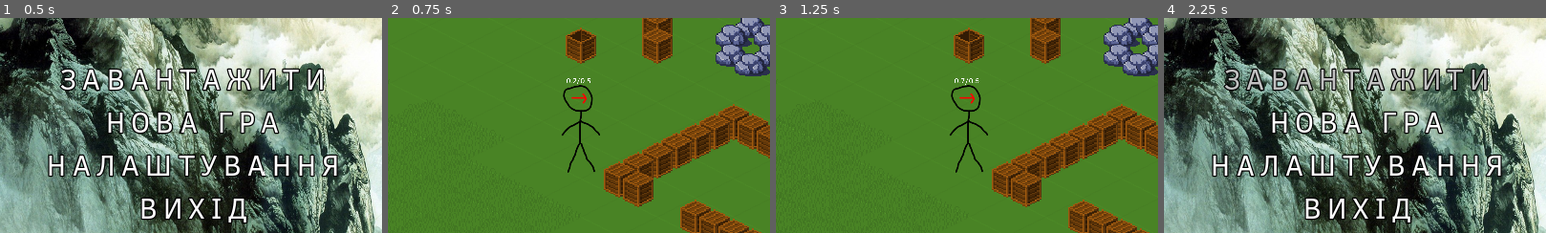
Above: before the commit, frames 1-4 (left to right).
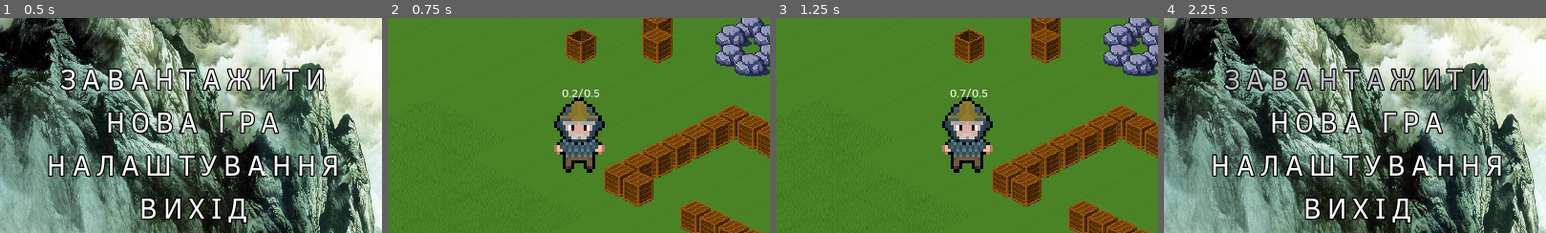
Above: after the commit, the same moments.

Repository: Obizonko/Project-Alpha
Game: Godot game, scene res://Scenes/main_menu.tscn
Two runs of this game, one before a commit and one after it. Both use one fixed random seed, a clock stepped at 60 frames per second and the inputs below.
Inputs:
- Up to frame 1 (0.5 s): no input
- Up to frame 2 (0.75 s): click "НОВА ГРА" at 0.5 s
- Up to frame 3 (1.25 s): no input
- Up to frame 4 (2.25 s): click "НАЗАД" at 1.25 s; click "ЗАВАНТАЖИТИ" at 2 s
The pictures show only the part of the screen within x 25-75%, y 16-66%; the shares and areas given below are measured in that part.

Frame 1 is identical in both runs. In frame 2, 3.6% of the frame differs, in the area x 43-57%, y 28-72%; in frame 3, 3.6%; in frame 4, nothing differs.

Commit message:
Updated player
1. Added initial player sprite with 8 directions.
2. Added animation of player idle and run.
3. Adjusted jerk length.

Diff:
--- a/NOROV Project/Scenes/Player.tscn
+++ b/NOROV Project/Scenes/Player.tscn
@@ -1,201 +1,385 @@
-[gd_scene load_steps=25 format=2]
-
-[ext_resource path="res://Images/Player/test_sprite_player.png" type="Texture" id=1]
+[gd_scene load_steps=42 format=2]
+
+[ext_resource path="res://Assets/Player/player_idle_move_sprite.png" type="Texture" id=1]
 [ext_resource path="res://Scripts/Player.gd" type="Script" id=2]
 
 [sub_resource type="CapsuleShape2D" id=1]
-radius = 0.3121
-height = 0.321639
+radius = 0.0630061
+height = 0.154717
 
 [sub_resource type="Animation" id=2]
 resource_name = "IdleDown"
 length = 0.1
-tracks/0/type = "value"
-tracks/0/path = NodePath("../Player/Sprite:frame")
-tracks/0/interp = 1
-tracks/0/loop_wrap = true
-tracks/0/imported = false
-tracks/0/enabled = true
-tracks/0/keys = {
-"times": PoolRealArray( 0 ),
-"transitions": PoolRealArray( 1 ),
-"update": 1,
-"values": [ 5 ]
+loop = true
+tracks/0/type = "value"
+tracks/0/path = NodePath("Sprite:frame_coords")
+tracks/0/interp = 1
+tracks/0/loop_wrap = true
+tracks/0/imported = false
+tracks/0/enabled = true
+tracks/0/keys = {
+"times": PoolRealArray( 0 ),
+"transitions": PoolRealArray( 1 ),
+"update": 0,
+"values": [ Vector2( 0, 0 ) ]
+}
+
+[sub_resource type="Animation" id=24]
+resource_name = "IdleDownLeft"
+length = 0.1
+loop = true
+tracks/0/type = "value"
+tracks/0/path = NodePath("Sprite:frame")
+tracks/0/interp = 1
+tracks/0/loop_wrap = true
+tracks/0/imported = false
+tracks/0/enabled = true
+tracks/0/keys = {
+"times": PoolRealArray( 0 ),
+"transitions": PoolRealArray( 1 ),
+"update": 1,
+"values": [ 12 ]
+}
+
+[sub_resource type="Animation" id=25]
+resource_name = "IdleDownRight"
+length = 0.1
+tracks/0/type = "value"
+tracks/0/path = NodePath("Sprite:frame")
+tracks/0/interp = 1
+tracks/0/loop_wrap = true
+tracks/0/imported = false
+tracks/0/enabled = true
+tracks/0/keys = {
+"times": PoolRealArray( 0 ),
+"transitions": PoolRealArray( 1 ),
+"update": 1,
+"values": [ 15 ]
 }
 
 [sub_resource type="Animation" id=3]
-resource_name = "IdleDownLeft"
-length = 0.1
-tracks/0/type = "value"
-tracks/0/path = NodePath("../Player/Sprite:frame")
-tracks/0/interp = 1
-tracks/0/loop_wrap = true
-tracks/0/imported = false
-tracks/0/enabled = true
-tracks/0/keys = {
-"times": PoolRealArray( 0 ),
-"transitions": PoolRealArray( 1 ),
-"update": 1,
-"values": [ 6 ]
+resource_name = "IdleLeft"
+length = 0.1
+tracks/0/type = "value"
+tracks/0/path = NodePath("Sprite:frame_coords")
+tracks/0/interp = 1
+tracks/0/loop_wrap = true
+tracks/0/imported = false
+tracks/0/enabled = true
+tracks/0/keys = {
+"times": PoolRealArray( 0 ),
+"transitions": PoolRealArray( 1 ),
+"update": 0,
+"values": [ Vector2( 0, 2 ) ]
 }
 
 [sub_resource type="Animation" id=4]
-resource_name = "IdleDownRight"
-length = 0.1
-tracks/0/type = "value"
-tracks/0/path = NodePath("../Player/Sprite:frame")
-tracks/0/interp = 1
-tracks/0/loop_wrap = true
-tracks/0/imported = false
-tracks/0/enabled = true
-tracks/0/keys = {
-"times": PoolRealArray( 0 ),
-"transitions": PoolRealArray( 1 ),
-"update": 1,
-"values": [ 4 ]
+resource_name = "IdleRight"
+length = 0.1
+tracks/0/type = "value"
+tracks/0/path = NodePath("Sprite:frame_coords")
+tracks/0/interp = 1
+tracks/0/loop_wrap = true
+tracks/0/imported = false
+tracks/0/enabled = true
+tracks/0/keys = {
+"times": PoolRealArray( 0 ),
+"transitions": PoolRealArray( 1 ),
+"update": 0,
+"values": [ Vector2( 0, 3 ) ]
 }
 
 [sub_resource type="Animation" id=5]
-resource_name = "IdleLeft"
-length = 0.1
-tracks/0/type = "value"
-tracks/0/path = NodePath("../Player/Sprite:frame")
-tracks/0/interp = 1
-tracks/0/loop_wrap = true
-tracks/0/imported = false
-tracks/0/enabled = true
-tracks/0/keys = {
-"times": PoolRealArray( 0 ),
-"transitions": PoolRealArray( 1 ),
-"update": 1,
-"values": [ 7 ]
-}
-
-[sub_resource type="Animation" id=6]
-resource_name = "IdleRight"
-length = 0.1
-tracks/0/type = "value"
-tracks/0/path = NodePath("../Player/Sprite:frame")
-tracks/0/interp = 1
-tracks/0/loop_wrap = true
-tracks/0/imported = false
-tracks/0/enabled = true
-tracks/0/keys = {
-"times": PoolRealArray( 0 ),
-"transitions": PoolRealArray( 1 ),
-"update": 1,
-"values": [ 3 ]
-}
-
-[sub_resource type="Animation" id=7]
 resource_name = "IdleUp"
 length = 0.1
 tracks/0/type = "value"
-tracks/0/path = NodePath("../Player/Sprite:frame")
-tracks/0/interp = 1
-tracks/0/loop_wrap = true
-tracks/0/imported = false
-tracks/0/enabled = true
-tracks/0/keys = {
-"times": PoolRealArray( 0 ),
-"transitions": PoolRealArray( 1 ),
-"update": 1,
-"values": [ 1 ]
-}
-
-[sub_resource type="Animation" id=8]
+tracks/0/path = NodePath("Sprite:frame_coords")
+tracks/0/interp = 1
+tracks/0/loop_wrap = true
+tracks/0/imported = false
+tracks/0/enabled = true
+tracks/0/keys = {
+"times": PoolRealArray( 0 ),
+"transitions": PoolRealArray( 1 ),
+"update": 0,
+"values": [ Vector2( 0, 1 ) ]
+}
+
+[sub_resource type="Animation" id=26]
 resource_name = "IdleUpLeft"
 length = 0.1
 tracks/0/type = "value"
-tracks/0/path = NodePath("../Player/Sprite:frame")
-tracks/0/interp = 1
-tracks/0/loop_wrap = true
-tracks/0/imported = false
-tracks/0/enabled = true
-tracks/0/keys = {
-"times": PoolRealArray( 0 ),
-"transitions": PoolRealArray( 1 ),
-"update": 1,
-"values": [ 0 ]
-}
-
-[sub_resource type="Animation" id=9]
+tracks/0/path = NodePath("Sprite:frame")
+tracks/0/interp = 1
+tracks/0/loop_wrap = true
+tracks/0/imported = false
+tracks/0/enabled = true
+tracks/0/keys = {
+"times": PoolRealArray( 0 ),
+"transitions": PoolRealArray( 1 ),
+"update": 1,
+"values": [ 21 ]
+}
+
+[sub_resource type="Animation" id=27]
 resource_name = "IdleUpRight"
 length = 0.1
 tracks/0/type = "value"
-tracks/0/path = NodePath("../Player/Sprite:frame")
-tracks/0/interp = 1
-tracks/0/loop_wrap = true
-tracks/0/imported = false
-tracks/0/enabled = true
-tracks/0/keys = {
-"times": PoolRealArray( 0 ),
-"transitions": PoolRealArray( 1 ),
-"update": 1,
-"values": [ 2 ]
-}
-
-[sub_resource type="Animation" id=10]
-resource_name = "JerkRight"
-length = 0.2
-
-[sub_resource type="AnimationNodeAnimation" id=11]
+tracks/0/path = NodePath("Sprite:frame")
+tracks/0/interp = 1
+tracks/0/loop_wrap = true
+tracks/0/imported = false
+tracks/0/enabled = true
+tracks/0/keys = {
+"times": PoolRealArray( 0 ),
+"transitions": PoolRealArray( 1 ),
+"update": 1,
+"values": [ 18 ]
+}
+
+[sub_resource type="Animation" id=13]
+resource_name = "RunDown"
+length = 0.3
+loop = true
+step = 0.15
+tracks/0/type = "value"
+tracks/0/path = NodePath("Sprite:frame")
+tracks/0/interp = 1
+tracks/0/loop_wrap = true
+tracks/0/imported = false
+tracks/0/enabled = true
+tracks/0/keys = {
+"times": PoolRealArray( 0, 0.15 ),
+"transitions": PoolRealArray( 1, 1 ),
+"update": 1,
+"values": [ 1, 2 ]
+}
+
+[sub_resource type="Animation" id=33]
+resource_name = "RunDownLeft"
+length = 0.3
+loop = true
+step = 0.15
+tracks/0/type = "value"
+tracks/0/path = NodePath("Sprite:frame")
+tracks/0/interp = 1
+tracks/0/loop_wrap = true
+tracks/0/imported = false
+tracks/0/enabled = true
+tracks/0/keys = {
+"times": PoolRealArray( 0, 0.15 ),
+"transitions": PoolRealArray( 1, 1 ),
+"update": 1,
+"values": [ 13, 14 ]
+}
+
+[sub_resource type="Animation" id=34]
+resource_name = "RunDownRight"
+length = 0.3
+loop = true
+step = 0.15
+tracks/0/type = "value"
+tracks/0/path = NodePath("Sprite:frame")
+tracks/0/interp = 1
+tracks/0/loop_wrap = true
+tracks/0/imported = false
+tracks/0/enabled = true
+tracks/0/keys = {
+"times": PoolRealArray( 0, 0.15 ),
+"transitions": PoolRealArray( 1, 1 ),
+"update": 1,
+"values": [ 16, 17 ]
+}
+
+[sub_resource type="Animation" id=14]
+resource_name = "RunLeft"
+length = 0.3
+loop = true
+step = 0.15
+tracks/0/type = "value"
+tracks/0/path = NodePath("Sprite:frame")
+tracks/0/interp = 1
+tracks/0/loop_wrap = true
+tracks/0/imported = false
+tracks/0/enabled = true
+tracks/0/keys = {
+"times": PoolRealArray( 0, 0.15 ),
+"transitions": PoolRealArray( 1, 1 ),
+"update": 1,
+"values": [ 7, 8 ]
+}
+
+[sub_resource type="Animation" id=15]
+resource_name = "RunRight"
+length = 0.3
+loop = true
+step = 0.15
+tracks/0/type = "value"
+tracks/0/path = NodePath("Sprite:frame")
+tracks/0/interp = 1
+tracks/0/loop_wrap = true
+tracks/0/imported = false
+tracks/0/enabled = true
+tracks/0/keys = {
+"times": PoolRealArray( 0, 0.15 ),
+"transitions": PoolRealArray( 1, 1 ),
+"update": 1,
+"values": [ 10, 11 ]
+}
+
+[sub_resource type="Animation" id=16]
+resource_name = "RunUp"
+length = 0.3
+loop = true
+step = 0.15
+tracks/0/type = "value"
+tracks/0/path = NodePath("Sprite:frame")
+tracks/0/interp = 1
+tracks/0/loop_wrap = true
+tracks/0/imported = false
+tracks/0/enabled = true
+tracks/0/keys = {
+"times": PoolRealArray( 0, 0.15 ),
+"transitions": PoolRealArray( 1, 1 ),
+"update": 1,
+"values": [ 4, 5 ]
+}
+
+[sub_resource type="Animation" id=35]
+resource_name = "RunUpLeft"
+length = 0.3
+loop = true
+step = 0.15
+tracks/0/type = "value"
+tracks/0/path = NodePath("Sprite:frame")
+tracks/0/interp = 1
+tracks/0/loop_wrap = true
+tracks/0/imported = false
+tracks/0/enabled = true
+tracks/0/keys = {
+"times": PoolRealArray( 0, 0.15 ),
+"transitions": PoolRealArray( 1, 1 ),
+"update": 1,
+"values": [ 22, 23 ]
+}
+
+[sub_resource type="Animation" id=36]
+resource_name = "RunUpRight"
+length = 0.3
+loop = true
+step = 0.15
+tracks/0/type = "value"
+tracks/0/path = NodePath("Sprite:frame")
+tracks/0/interp = 1
+tracks/0/loop_wrap = true
+tracks/0/imported = false
+tracks/0/enabled = true
+tracks/0/keys = {
+"times": PoolRealArray( 0, 0.15 ),
+"transitions": PoolRealArray( 1, 1 ),
+"update": 1,
+"values": [ 19, 20 ]
+}
+
+[sub_resource type="AnimationNodeAnimation" id=6]
+animation = "IdleDown"
+
+[sub_resource type="AnimationNodeAnimation" id=8]
+animation = "IdleRight"
+
+[sub_resource type="AnimationNodeAnimation" id=9]
 animation = "IdleLeft"
 
-[sub_resource type="AnimationNodeAnimation" id=12]
+[sub_resource type="AnimationNodeAnimation" id=28]
 animation = "IdleDownLeft"
 
-[sub_resource type="AnimationNodeAnimation" id=13]
-animation = "IdleDown"
-
-[sub_resource type="AnimationNodeAnimation" id=14]
+[sub_resource type="AnimationNodeAnimation" id=29]
 animation = "IdleDownRight"
 
-[sub_resource type="AnimationNodeAnimation" id=15]
-animation = "IdleRight"
-
-[sub_resource type="AnimationNodeAnimation" id=16]
+[sub_resource type="AnimationNodeAnimation" id=30]
+animation = "IdleUpLeft"
+
+[sub_resource type="AnimationNodeAnimation" id=31]
 animation = "IdleUpRight"
 
+[sub_resource type="AnimationNodeAnimation" id=32]
+animation = "IdleUp"
+
+[sub_resource type="AnimationNodeBlendSpace2D" id=10]
+blend_point_0/node = SubResource( 6 )
+blend_point_0/pos = Vector2( 0, 1 )
+blend_point_1/node = SubResource( 8 )
+blend_point_1/pos = Vector2( 1, 0 )
+blend_point_2/node = SubResource( 9 )
+blend_point_2/pos = Vector2( -1, 0 )
+blend_point_3/node = SubResource( 28 )
+blend_point_3/pos = Vector2( -1, 1 )
+blend_point_4/node = SubResource( 29 )
+blend_point_4/pos = Vector2( 1, 1 )
+blend_point_5/node = SubResource( 30 )
+blend_point_5/pos = Vector2( -1, -1 )
+blend_point_6/node = SubResource( 31 )
+blend_point_6/pos = Vector2( 1, -1 )
+blend_point_7/node = SubResource( 32 )
+blend_point_7/pos = Vector2( 0, -1 )
+
 [sub_resource type="AnimationNodeAnimation" id=17]
-animation = "IdleUp"
+animation = "RunDown"
 
 [sub_resource type="AnimationNodeAnimation" id=18]
-animation = "IdleUpLeft"
+animation = "RunUp"
 
 [sub_resource type="AnimationNodeAnimation" id=19]
-animation = "IdleRight"
-
-[sub_resource type="AnimationNodeBlendSpace2D" id=20]
-blend_point_0/node = SubResource( 11 )
-blend_point_0/pos = Vector2( -1, 0 )
-blend_point_1/node = SubResource( 12 )
-blend_point_1/pos = Vector2( -1, 1 )
-blend_point_2/node = SubResource( 13 )
-blend_point_2/pos = Vector2( 0, 1 )
-blend_point_3/node = SubResource( 14 )
-blend_point_3/pos = Vector2( 1, 1 )
-blend_point_4/node = SubResource( 15 )
-blend_point_4/pos = Vector2( 1, 0 )
-blend_point_5/node = SubResource( 16 )
-blend_point_5/pos = Vector2( 1, -1 )
-blend_point_6/node = SubResource( 17 )
-blend_point_6/pos = Vector2( 0, -1 )
-blend_point_7/node = SubResource( 18 )
+animation = "RunLeft"
+
+[sub_resource type="AnimationNodeAnimation" id=20]
+animation = "RunRight"
+
+[sub_resource type="AnimationNodeAnimation" id=37]
+animation = "RunDownLeft"
+
+[sub_resource type="AnimationNodeAnimation" id=38]
+animation = "RunDownRight"
+
+[sub_resource type="AnimationNodeAnimation" id=39]
+animation = "RunUpRight"
+
+[sub_resource type="AnimationNodeAnimation" id=40]
+animation = "RunUpLeft"
+
+[sub_resource type="AnimationNodeBlendSpace2D" id=21]
+blend_point_0/node = SubResource( 17 )
+blend_point_0/pos = Vector2( 0, 1 )
+blend_point_1/node = SubResource( 18 )
+blend_point_1/pos = Vector2( 0, -1 )
+blend_point_2/node = SubResource( 19 )
+blend_point_2/pos = Vector2( -1, 0 )
+blend_point_3/node = SubResource( 20 )
+blend_point_3/pos = Vector2( 1, 0 )
+blend_point_4/node = SubResource( 37 )
+blend_point_4/pos = Vector2( -1, 1 )
+blend_point_5/node = SubResource( 38 )
+blend_point_5/pos = Vector2( 1, 1 )
+blend_point_6/node = SubResource( 39 )
+blend_point_6/pos = Vector2( 1, -1 )
+blend_point_7/node = SubResource( 40 )
 blend_point_7/pos = Vector2( -1, -1 )
-blend_point_8/node = SubResource( 19 )
-blend_point_8/pos = Vector2( 0, 0 )
-blend_mode = 1
-
-[sub_resource type="AnimationNodeStateMachine" id=21]
-states/Idle/node = SubResource( 20 )
-states/Idle/position = Vector2( 238, 97 )
+
+[sub_resource type="AnimationNodeStateMachineTransition" id=22]
+
+[sub_resource type="AnimationNodeStateMachineTransition" id=23]
+
+[sub_resource type="AnimationNodeStateMachine" id=11]
+states/Idle/node = SubResource( 10 )
+states/Idle/position = Vector2( 126, 80 )
+states/Run/node = SubResource( 21 )
+states/Run/position = Vector2( 308, 80 )
+transitions = [ "Idle", "Run", SubResource( 22 ), "Run", "Idle", SubResource( 23 ) ]
 start_node = "Idle"
 
-[sub_resource type="AnimationNodeStateMachinePlayback" id=22]
+[sub_resource type="AnimationNodeStateMachinePlayback" id=12]
 
 [node name="Player" type="KinematicBody2D"]
-scale = Vector2( 0.333, 0.333 )
 script = ExtResource( 2 )
 JERK_INTERVAL = {
 "after_prev": 0,
@@ -203,10 +387,12 @@
 }
 
 [node name="Sprite" type="Sprite" parent="."]
+position = Vector2( -0.269604, -23.9138 )
+scale = Vector2( 2.5, 2.5 )
 texture = ExtResource( 1 )
-offset = Vector2( 0, -120.368 )
-hframes = 8
-frame = 3
+hframes = 3
+vframes = 8
+region_rect = Rect2( -19.3271, -51.7768, 151.612, 359.08 )
 
 [node name="CollisionShape2D" type="CollisionShape2D" parent="."]
 rotation = 1.57079
@@ -215,18 +401,26 @@
 
 [node name="AnimationPlayer" type="AnimationPlayer" parent="."]
 anims/IdleDown = SubResource( 2 )
-anims/IdleDownLeft = SubResource( 3 )
-anims/IdleDownRight = SubResource( 4 )
-anims/IdleLeft = SubResource( 5 )
-anims/IdleRight = SubResource( 6 )
-anims/IdleUp = SubResource( 7 )
-anims/IdleUpLeft = SubResource( 8 )
-anims/IdleUpRight = SubResource( 9 )
-anims/JerkRight = SubResource( 10 )
+anims/IdleDownLeft = SubResource( 24 )
+anims/IdleDownRight = SubResource( 25 )
+anims/IdleLeft = SubResource( 3 )
+anims/IdleRight = SubResource( 4 )
+anims/IdleUp = SubResource( 5 )
+anims/IdleUpLeft = SubResource( 26 )
+anims/IdleUpRight = SubResource( 27 )
+anims/RunDown = SubResource( 13 )
+anims/RunDownLeft = SubResource( 33 )
+anims/RunDownRight = SubResource( 34 )
+anims/RunLeft = SubResource( 14 )
+anims/RunRight = SubResource( 15 )
+anims/RunUp = SubResource( 16 )
+anims/RunUpLeft = SubResource( 35 )
+anims/RunUpRight = SubResource( 36 )
 
 [node name="AnimationTree" type="AnimationTree" parent="."]
-tree_root = SubResource( 21 )
+tree_root = SubResource( 11 )
 anim_player = NodePath("../AnimationPlayer")
 active = true
-parameters/playback = SubResource( 22 )
+parameters/playback = SubResource( 12 )
 parameters/Idle/blend_position = Vector2( 0, 0 )
+parameters/Run/blend_position = Vector2( 0, 0 )
--- a/NOROV Project/Scenes/testing_place.tscn
+++ b/NOROV Project/Scenes/testing_place.tscn
@@ -10,7 +10,8 @@
 [ext_resource path="res://Objects/Enemies/Bat.tscn" type="PackedScene" id=8]
 
 [sub_resource type="DynamicFont" id=1]
-size = 24
+size = 10
+use_filter = true
 font_data = ExtResource( 4 )
 
 [sub_resource type="DynamicFont" id=2]
@@ -24,7 +25,6 @@
 
 [node name="Camera2D" type="Camera2D" parent="."]
 position = Vector2( 320, 180 )
-scale = Vector2( 0.25, 0.25 )
 current = true
 smoothing_enabled = true
 
@@ -51,19 +51,17 @@
 
 [node name="Player" parent="World" instance=ExtResource( 1 )]
 position = Vector2( 320, 180 )
-scale = Vector2( 0.25, 0.25 )
 MAX_SPEED = 260
 JERK_INTERVAL = {
 "after_prev": 0,
 "const_time": 0.5
 }
-JERK_LENGTH = 96.0
 
 [node name="jerk_time" type="RichTextLabel" parent="World/Player"]
-margin_left = -48.78
-margin_top = -300.24
-margin_right = 51.22
-margin_bottom = -200.24
+margin_left = -16.0
+margin_top = -67.2088
+margin_right = 48.0
+margin_bottom = -39.2088
 custom_fonts/normal_font = SubResource( 1 )
 text = "0.2/0.5"
 __meta__ = {
--- a/NOROV Project/Scripts/Player.gd
+++ b/NOROV Project/Scripts/Player.gd
@@ -7,13 +7,14 @@
 var is_action_jerk = false
 export var JERK_INTERVAL = {"const_time": 2, "after_prev": 0}
 export var JERK_TIME : float = 0.1
-export var JERK_LENGTH : float = 200
+export var JERK_LENGTH : float = 64
 
 var velocity = Vector2.ZERO
 var input_vector = Vector2.ZERO
 
 onready var player_sprite = $Sprite
 onready var animationTree = $AnimationTree
+onready var animationState = animationTree.get("parameters/playback")
 onready var jerk_time = $jerk_time
 
 func _physics_process(delta):
@@ -39,7 +40,11 @@
 		if input_vector != Vector2.ZERO:
 			velocity = velocity.move_toward(input_vector * MAX_SPEED, MAX_SPEED / TO_MAX_TIME * delta)
 			animationTree.set("parameters/Idle/blend_position", input_vector)
+			animationTree.set("parameters/Run/blend_position", input_vector)
+			animationState.travel("Run")
 		else:
+			animationState.travel("Idle")
+			animationTree.set("parameters/Run/blend_position", input_vector)
 			velocity = velocity.move_toward(Vector2.ZERO, MAX_SPEED / TO_STOP_TIME * delta)
 
 	velocity = move_and_slide(velocity)
--- a/NOROV Project/project.godot
+++ b/NOROV Project/project.godot
@@ -18,7 +18,6 @@
 
 window/size/width=640
 window/size/height=360
-window/size/fullscreen=true
 window/size/test_width=960
 window/size/test_height=540
 window/ios/hide_home_indicator=false
Binary file added: NOROV Project/Assets/Player/player_idle_move_sprite.png
Not shown, added: NOROV Project/Assets/Player/player_idle_move_sprite.png.import
